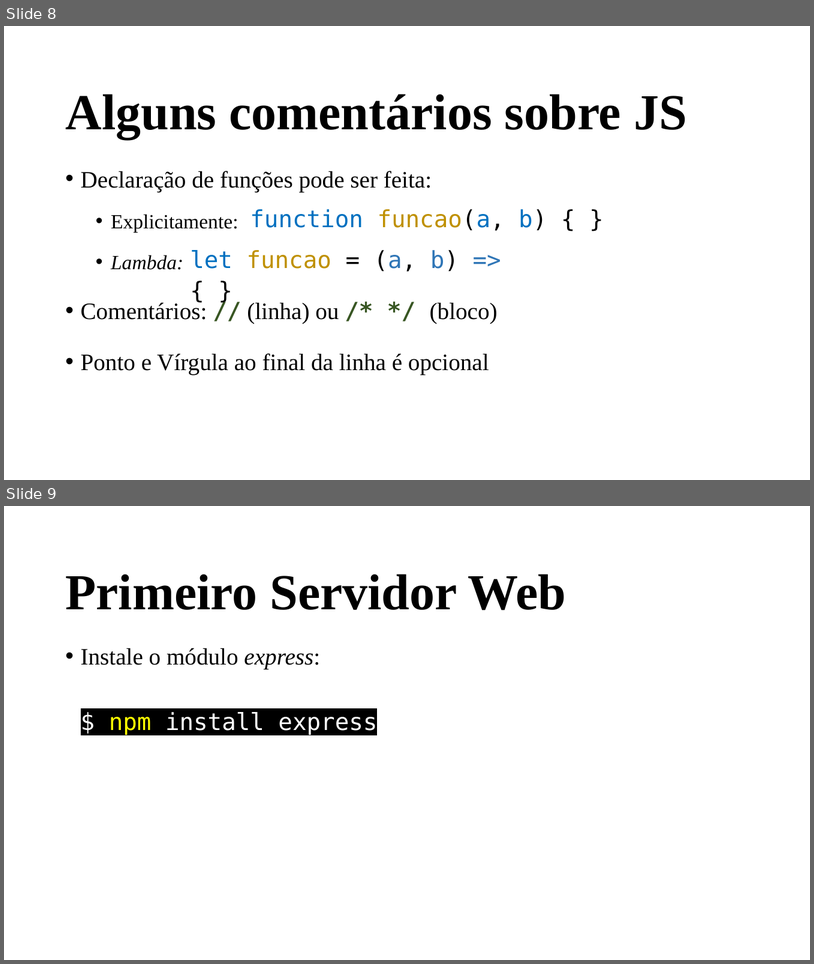
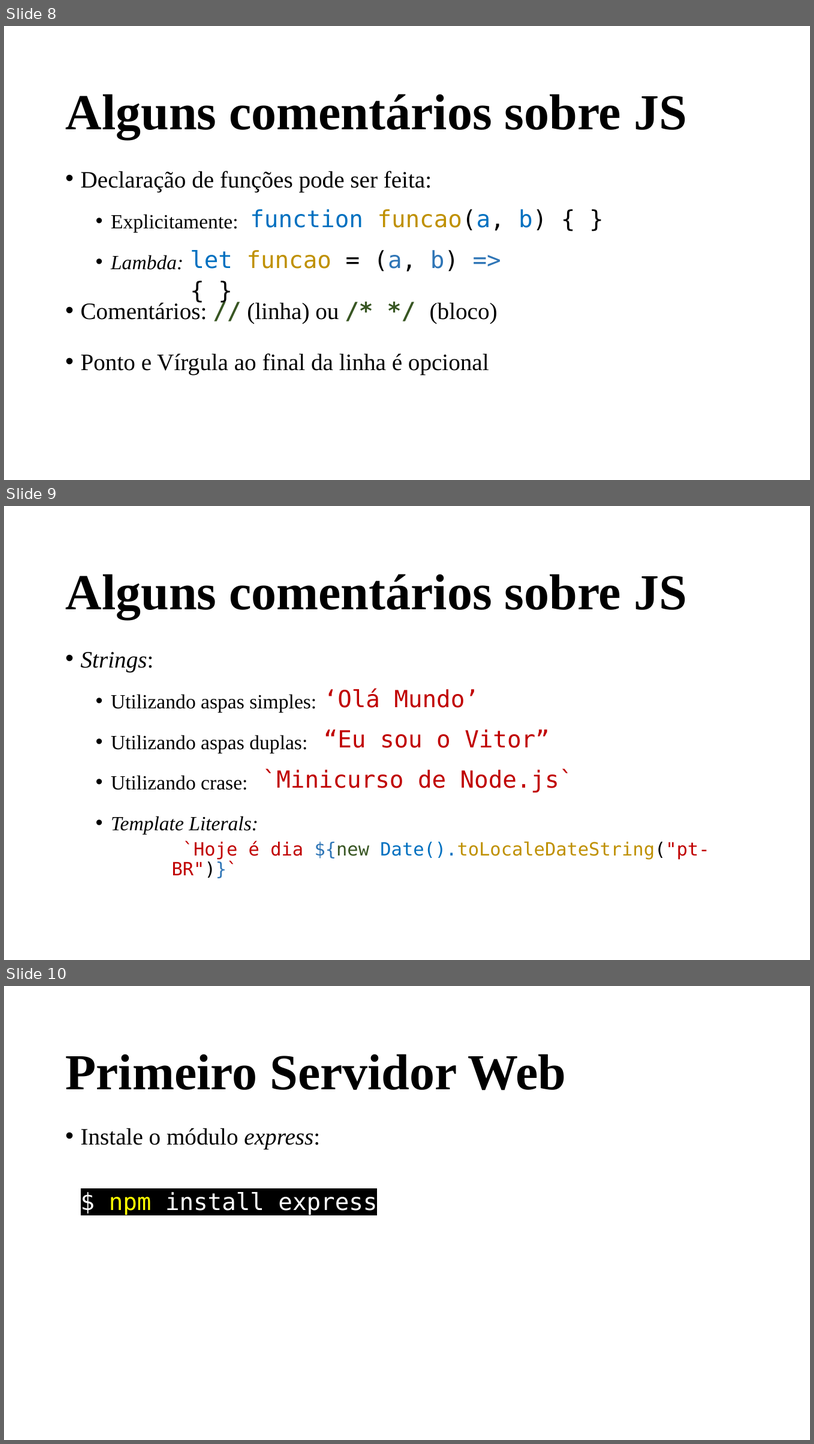
Before and after one commit to vbob/Engenharia, a slide deck: 7º Período/Linguagens de Programação III/Minicurso NodeJS/Minicurso v1.pptx. Shown one above the other, each under a label of ours: slides 8 and 9 before the commit, slides 8, 9 and 10 after it. The pictures are 814x964 and 814x1444 pixels, drawn with LibreOffice and Linux fonts; fonts in the diff are those of the drawing. Boxes give left, top, right and bottom in pixels: in the first picture for what was removed or moved away, otherwise in the second. Text is boxed around its words. In the diff, an @@ line names an element or a change of style, - is before the commit and + after.

Commit message:
FIX: Slide de Strings no Minicurso de Node.js + Sockets

```diff
--- a/7º Período/Linguagens de Programação III/Minicurso NodeJS/Minicurso v1.pptx
+++ b/7º Período/Linguagens de Programação III/Minicurso NodeJS/Minicurso v1.pptx
@@ slide 9 added at <box>4,506,810,960</box>, background #FFFFFF @@
@@ title added at <box>65,574,687,618</box>, 60 pt, text #000000, bold @@
+Alguns comentários sobre JS
@@ text added at <box>81,652,317,834</box>, 24 pt, text #000000 @@
+• Strings:
+  • Utilizando aspas simples:
+  • Utilizando aspas duplas:
+  • Utilizando crase:
+  • Template Literals:
@@ text added at <box>324,688,479,708</box>, 28 pt, text #C00000 @@
+‘Olá Mundo’
@@ text added at <box>324,729,549,748</box>, 28 pt, text #C00000 @@
+“Eu sou o Vitor”
@@ text added at <box>263,768,574,792</box>, 28 pt, text #C00000 @@
+`Minicurso de Node.js`
@@ text added at <box>172,841,710,878</box>, 21.7 pt, text #BF9000 @@
+`Hoje é dia ${new Date().toLocaleDateString("pt-BR")}`
@@ what was slide 9 is now slide 10 @@
```
Also in this commit, not shown: 1 other file.
